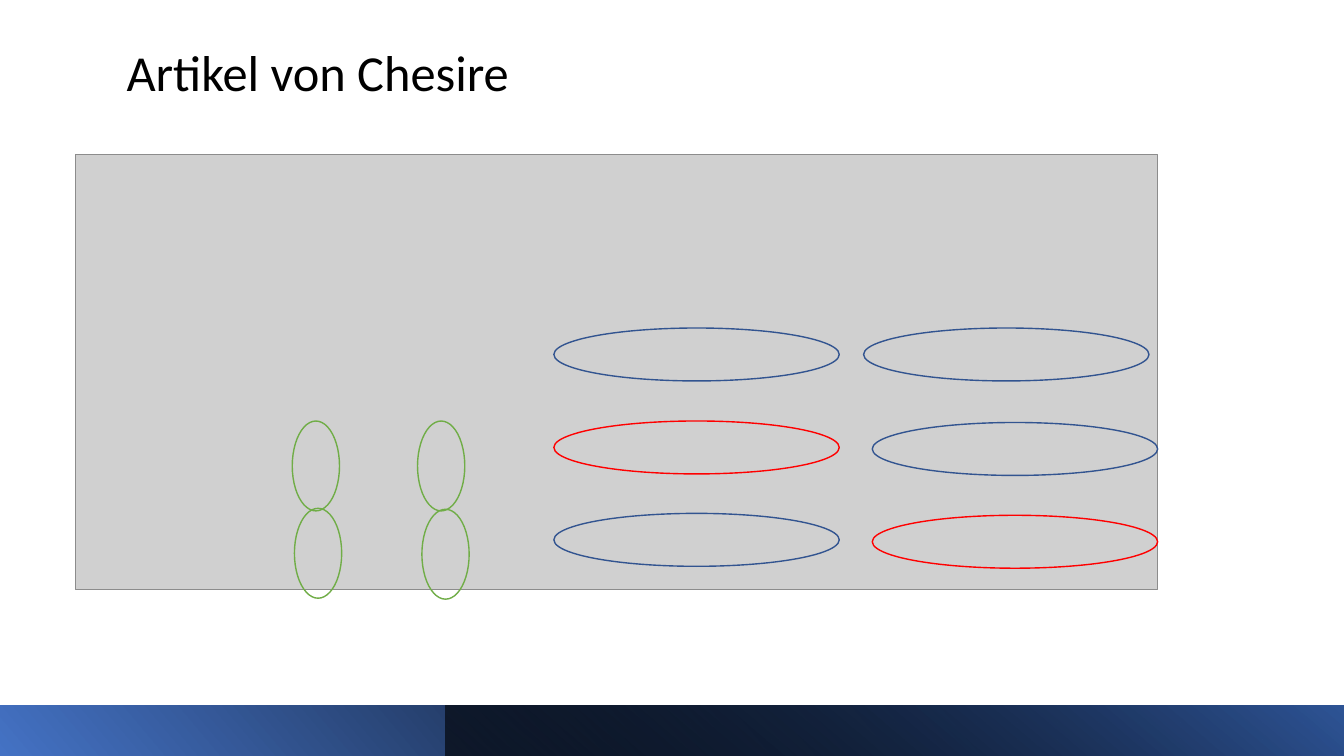
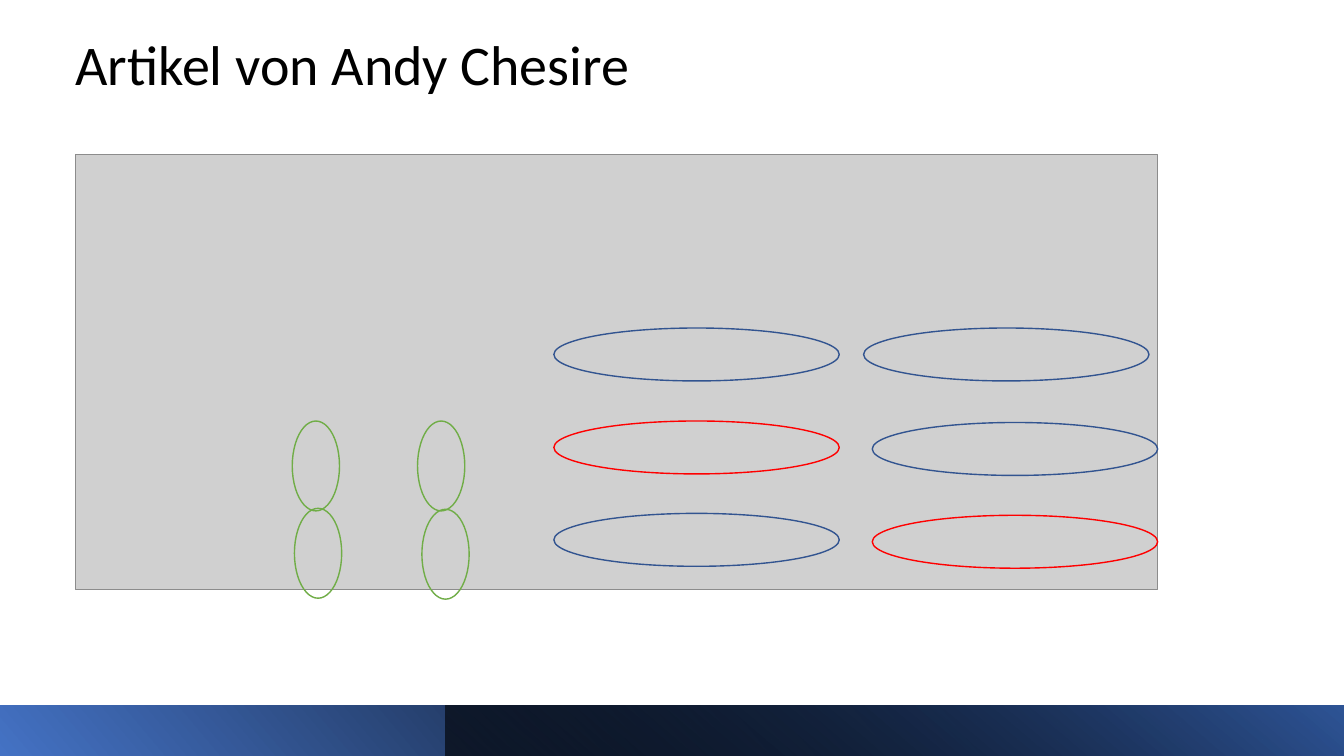
Before and after one commit to buehlpa/ChocolateMilkStudy, a slide deck: slide 14 of pp.pptx. Drawn at 1344x756 pixels with LibreOffice and Linux fonts; fonts in the diff are those of the drawing; grey boxes stand for pictures. Boxes give left, top, right and bottom in pixels: in the first picture for what was removed or moved away, otherwise in the second. Text is boxed around its words. In the diff, an @@ line names an element or a change of style, - is before the commit and + after.

```diff
--- a/pp.pptx
+++ b/pp.pptx
@@ text at (75,46,629,94): text changed; size 36 to 40 pt @@
-Artikel von Chesire
+Artikel von Andy Chesire
```
Also in this commit, not shown: 8 other slides changed.
